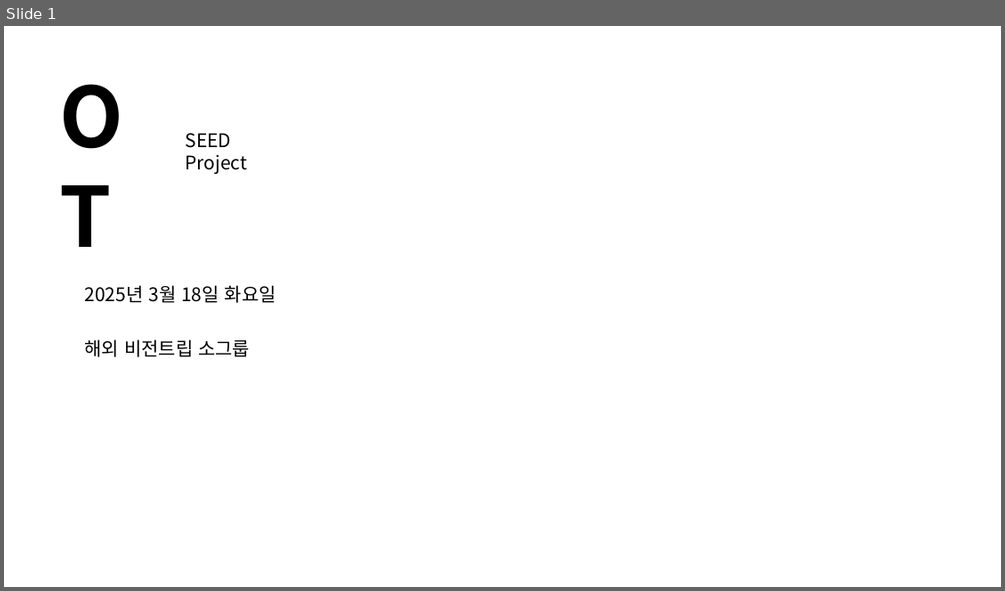
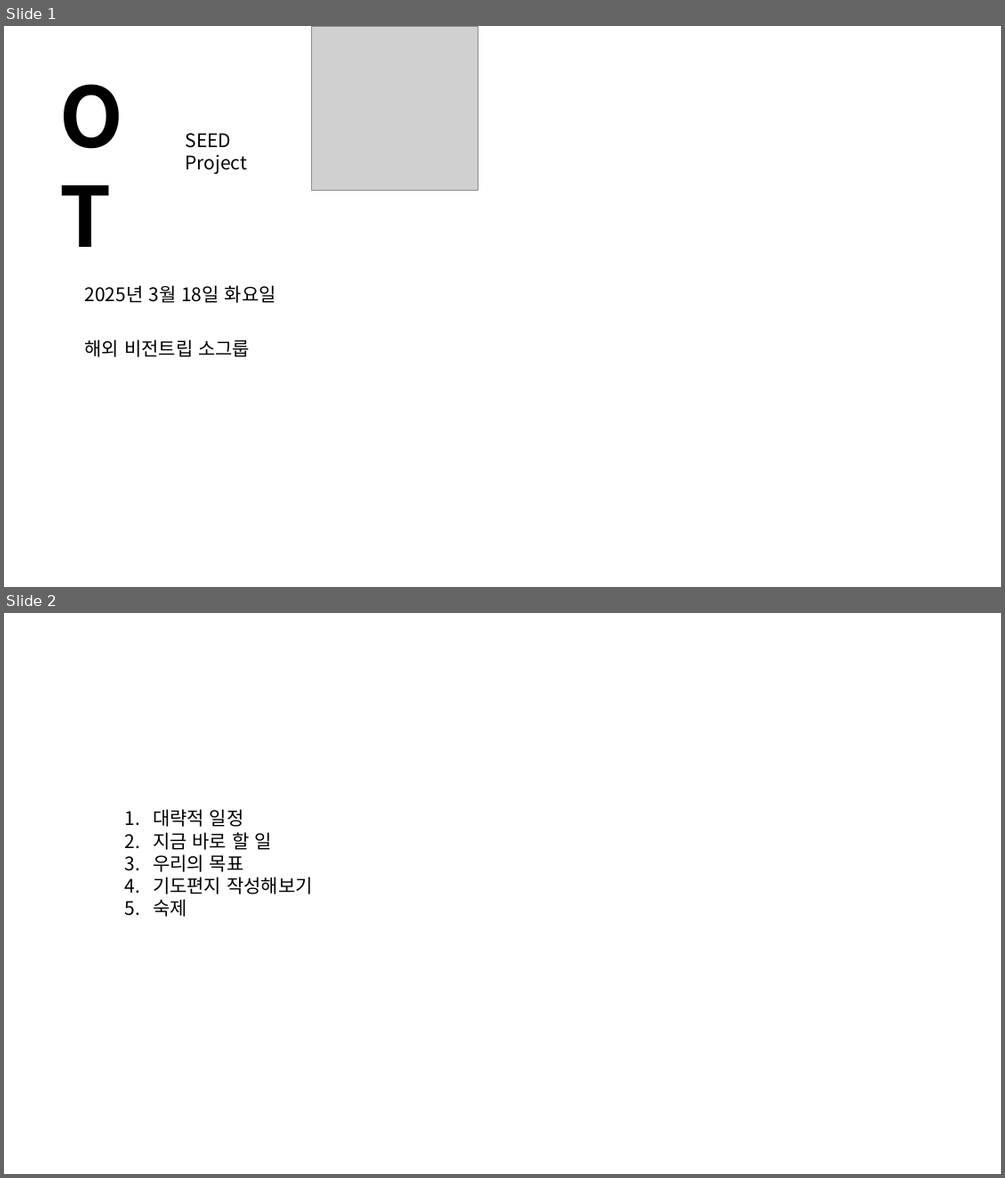
Before and after one commit to 51SB-ANTIMONY/2025-1_UNISTIVF-SEED, a slide deck: PPT/week3_OT, 기도편지 및 회의_20250318.pptx. Shown one above the other, each under a label of ours: slide 1 before the commit, slides 1 and 2 after it. The pictures are 1005x591 and 1005x1178 pixels, drawn with LibreOffice and Linux fonts; fonts in the diff are those of the drawing; grey boxes stand for pictures. Boxes give left, top, right and bottom in pixels: in the first picture for what was removed or moved away, otherwise in the second. Text is boxed around its words. In the diff, an @@ line names an element or a change of style, - is before the commit and + after.

```diff
--- a/PPT/week3_OT, 기도편지 및 회의_20250318.pptx
+++ b/PPT/week3_OT, 기도편지 및 회의_20250318.pptx
@@ slide 2 added at (4,613,1001,1174), background #FFFFFF @@
@@ text added at (153,809,313,916), 18 pt, text #000000 @@
+1. 대략적 일정
+2. 지금 바로 할 일
+3. 우리의 목표
+4. 기도편지 작성해보기
+5. 숙제
@@ slide 1 changed as well @@
@@ picture added at (311,26,478,191) @@
```
Also in this commit, not shown: 15 other slides added, 1 slide removed, 1 other file.
